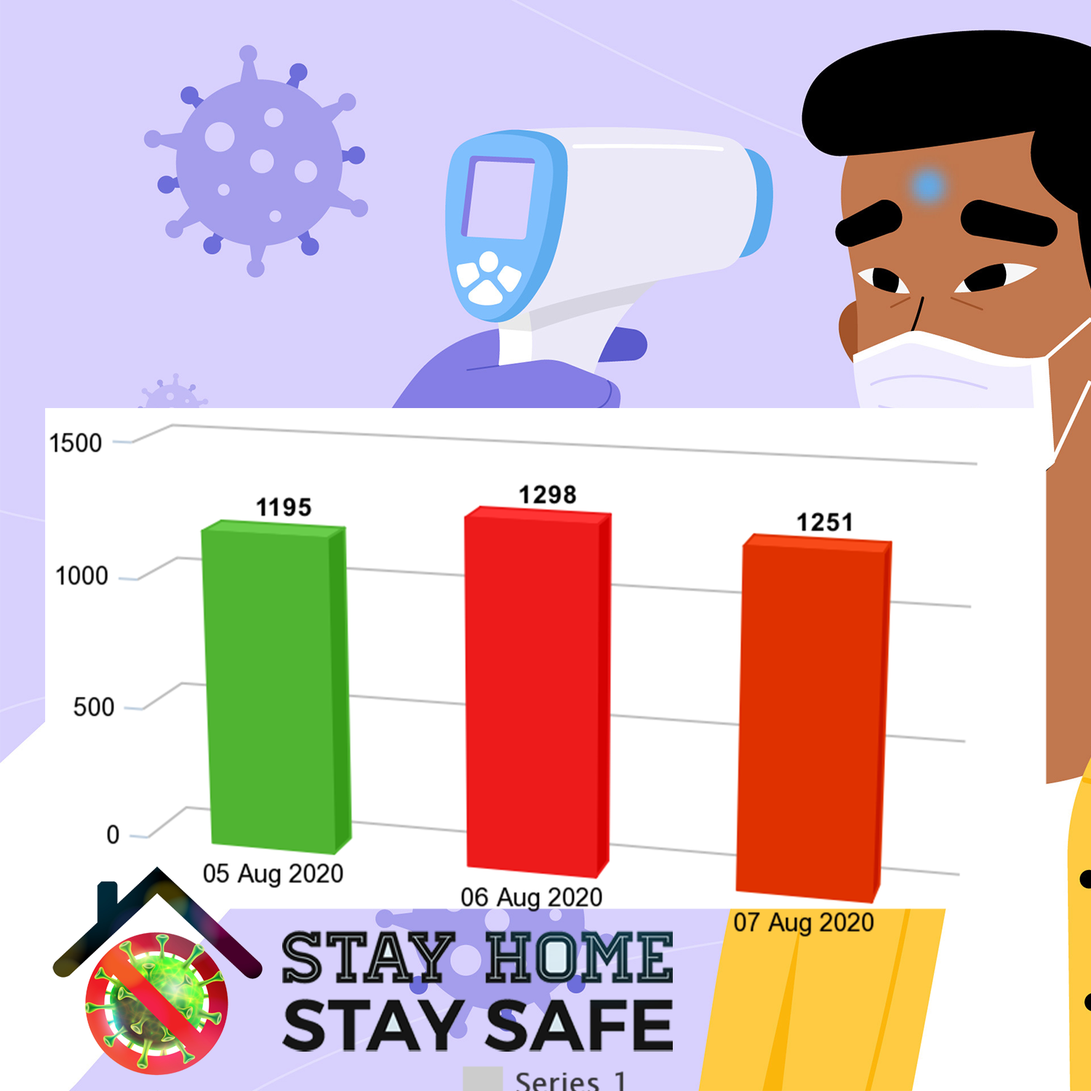
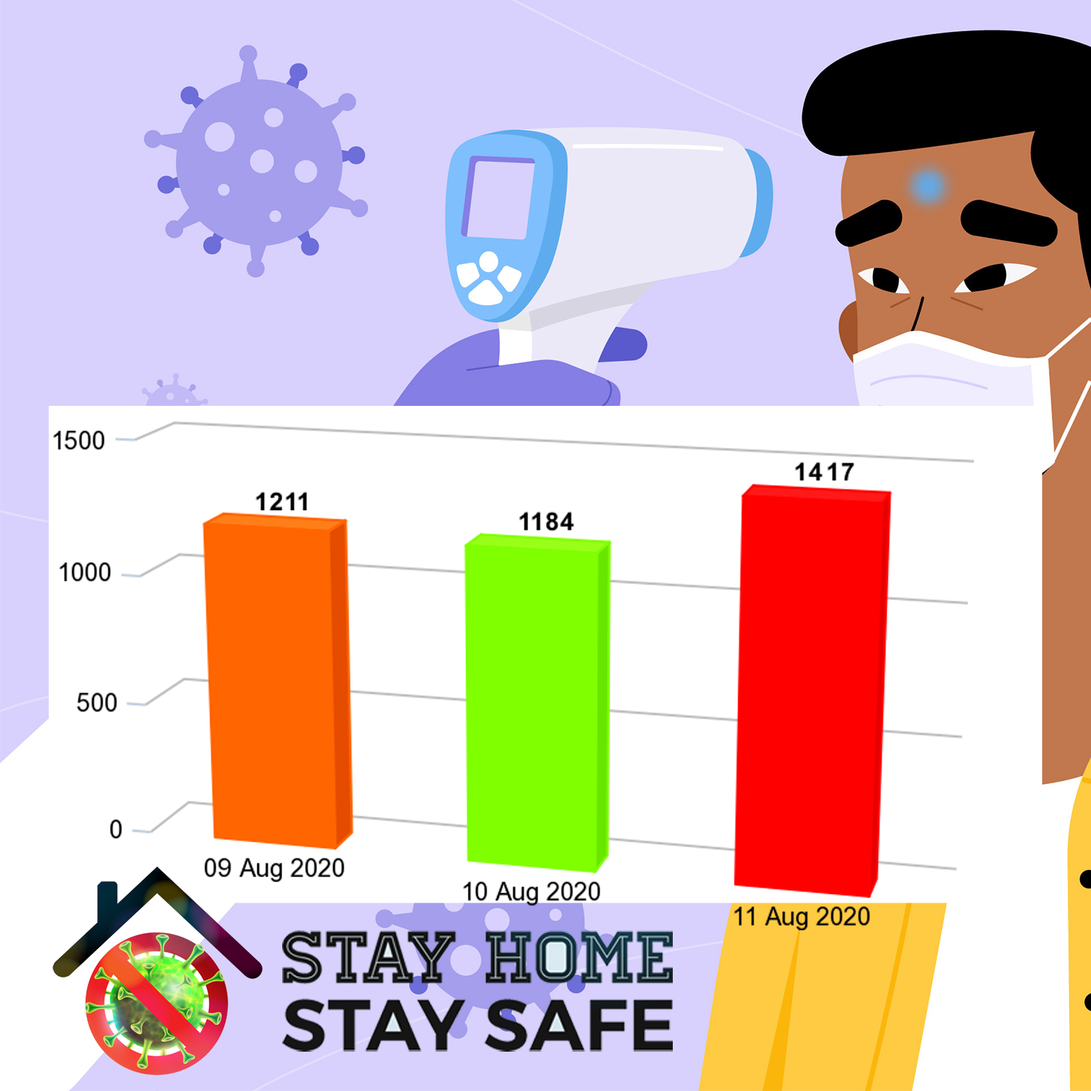
The second 1091px x 1091px image is a revision of the first. Changes to its layers:
added layer "Layer 4" above "Layer 3" over (48, 406, 1043, 931)
removed layer "meta-chart" over (45, 408, 1048, 1091)
